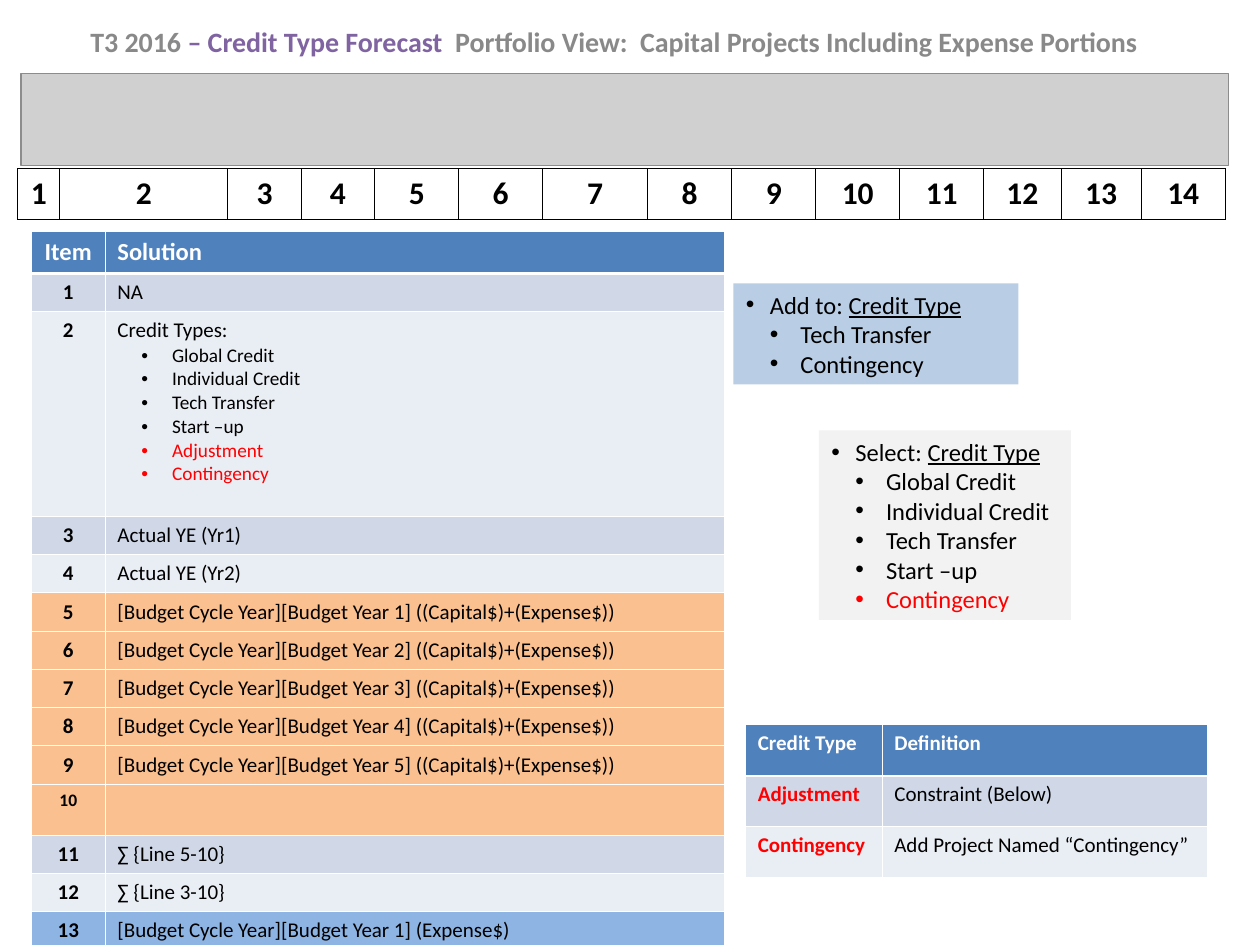
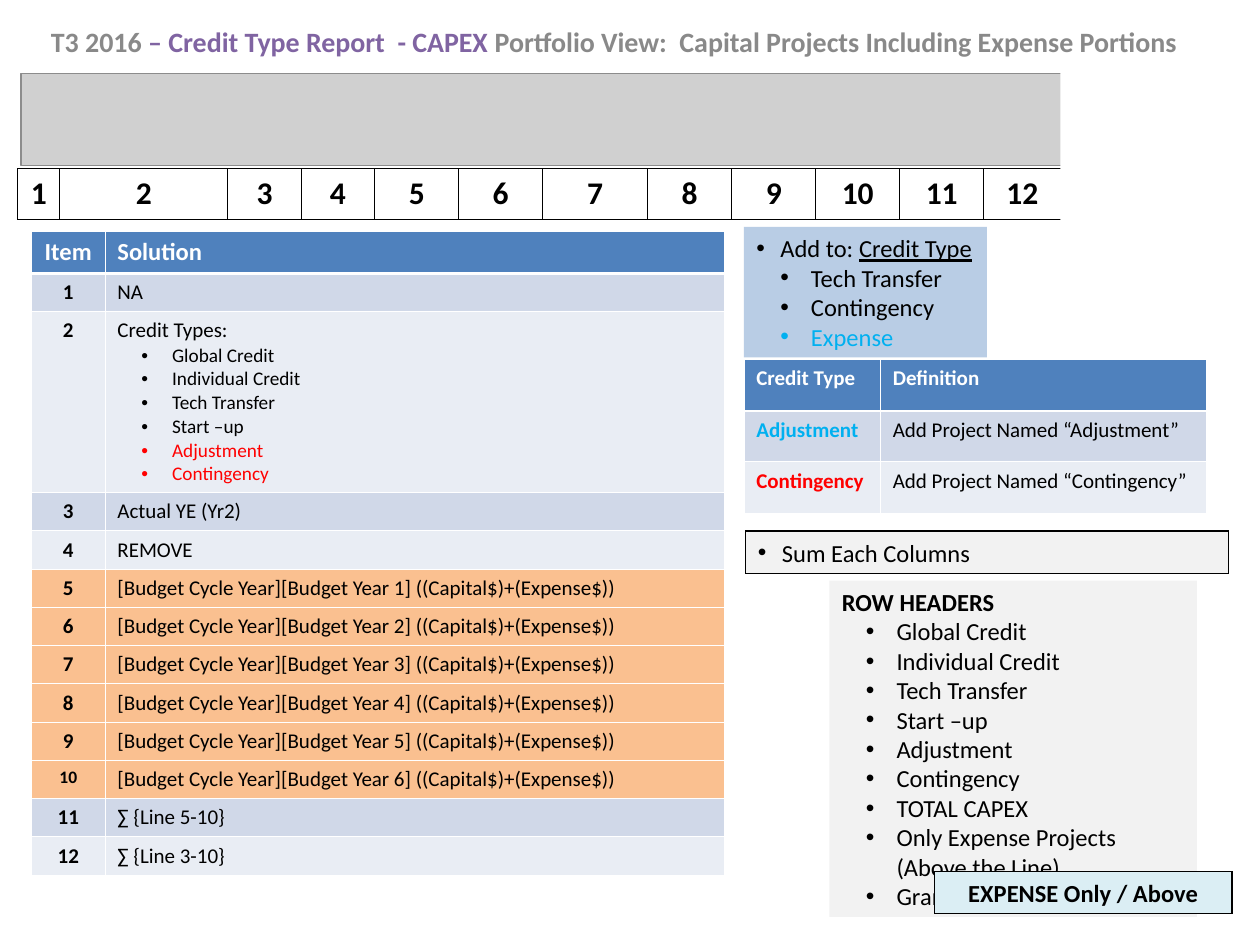
Before and after one commit to jlucas5190/ppms, a slide deck: slide 16 of resources/Forecast Reports.ppt (slide 9 before the commit). Drawn at 1260x945 pixels with LibreOffice and Linux fonts; fonts in the diff are those of the drawing; grey boxes stand for pictures. Boxes give left, top, right and bottom in pixels: in the first picture for what was removed or moved away, otherwise in the second. Text is boxed around its words. In the diff, an @@ line names an element or a change of style, - is before the commit and + after.

```diff
--- a/resources/Forecast Reports.ppt
+++ b/resources/Forecast Reports.ppt
@@ subtitle at [51, 32, 1177, 57]: text changed @@
-T3 2016 – Credit Type Forecast Portfolio View: Capital Projects Including Expense Portions
+T3 2016 – Credit Type Report - CAPEX Portfolio View: Capital Projects Including Expense Portions
@@ rectangle added at [1061, 63, 1250, 262], fill #FFFFFF @@
@@ table at [32, 231, 724, 870] @@
-row 4, column 2: Actual YE (Yr1)
+row 4, column 2: Actual YE (Yr2)
-row 5, column 2: Actual YE (Yr2)
+row 5, column 2: REMOVE
-row 11, column 2: 
+row 11, column 2: [Budget Cycle Year][Budget Year 6] ((Capital$)+(Expense$))
-row 14: 13 | [Budget Cycle Year][Budget Year 1] (Expense$)
-row 15: 14 | [Budget Cycle Year][Budget Year 2] (Expense$)
-row 16: 15 | [Budget Cycle Year][Budget Year 3] (Expense$)
-row 17: 16 | [Budget Cycle Year][Budget Year 4] (Expense$)
-row 18: 17 | [Budget Cycle Year][Budget Year 5] (Expense$)
@@ rectangle "Add to: Credit Type": place and size @@
-rectangle "Add to: Credit Type" at [733, 284, 1018, 384]
+rectangle "Add to: Credit Type" at [743, 227, 987, 358]
@@ table at [743, 359, 1205, 513] @@
-row 2, column 2: Constraint (Below)
+row 2, column 2: Add Project Named “Adjustment”
@@ text colour #FF0000 to #00B0F0 in "Adjustment" @@
@@ table: place and size @@
-table at [746, 724, 1207, 878]
+table at [743, 359, 1205, 513]
@@ text in rectangle at [811, 330, 893, 350]: paragraph added @@
+  • Expense
@@ rectangle removed at [819, 431, 1071, 620] @@
-• Select: Credit Type
-  • Global Credit
-  • Individual Credit
-  • Tech Transfer
-  • Start –up
-  • Contingency
@@ rectangle added at [746, 532, 1228, 575], fill #F2F2F2, outline #000000 0.74 pt, 14 pt, text #000000 @@
+• Sum Each Columns
@@ rectangle added at [829, 581, 1197, 917], fill #F2F2F2, 14 pt, text #000000 @@
+ROW HEADERS
+  • Global Credit
+  • Individual Credit
+  • Tech Transfer
+  • Start –up
+  • Adjustment
+  • Contingency
+  • TOTAL CAPEX
+  • Only Expense Projects (Above the Line)
+  • Grand Total
@@ rectangle added at [935, 872, 1232, 915], fill #DBEEF4, outline #000000 0.74 pt, 14 pt, text #000000, bold @@
+EXPENSE Only / Above
```
Also in this commit, not shown: 3 other slides changed, 7 slides added, 2 other files.
